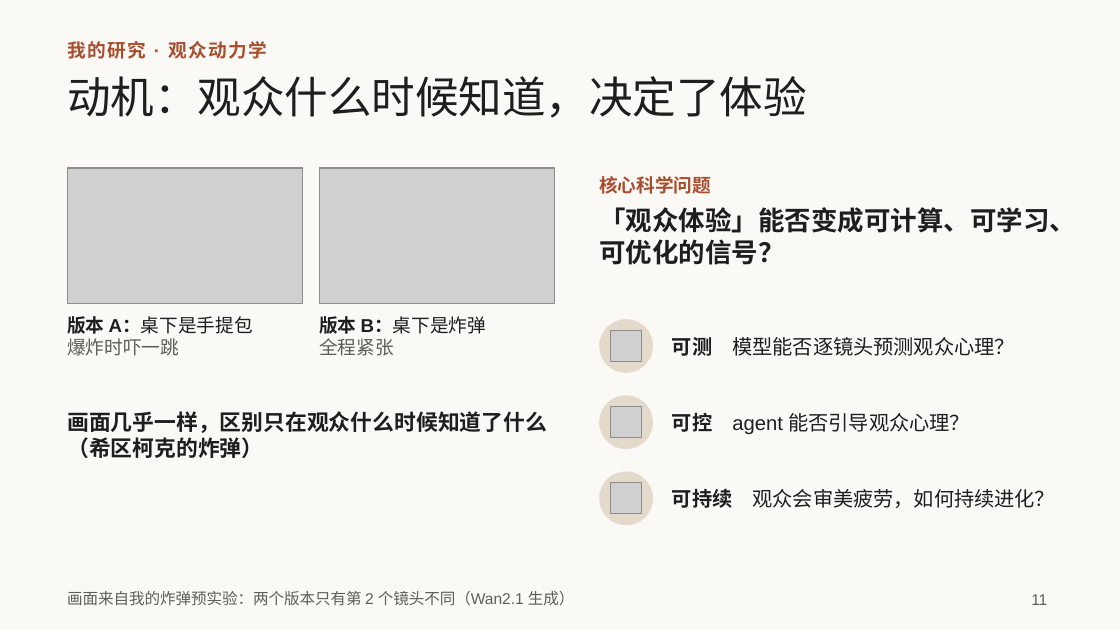
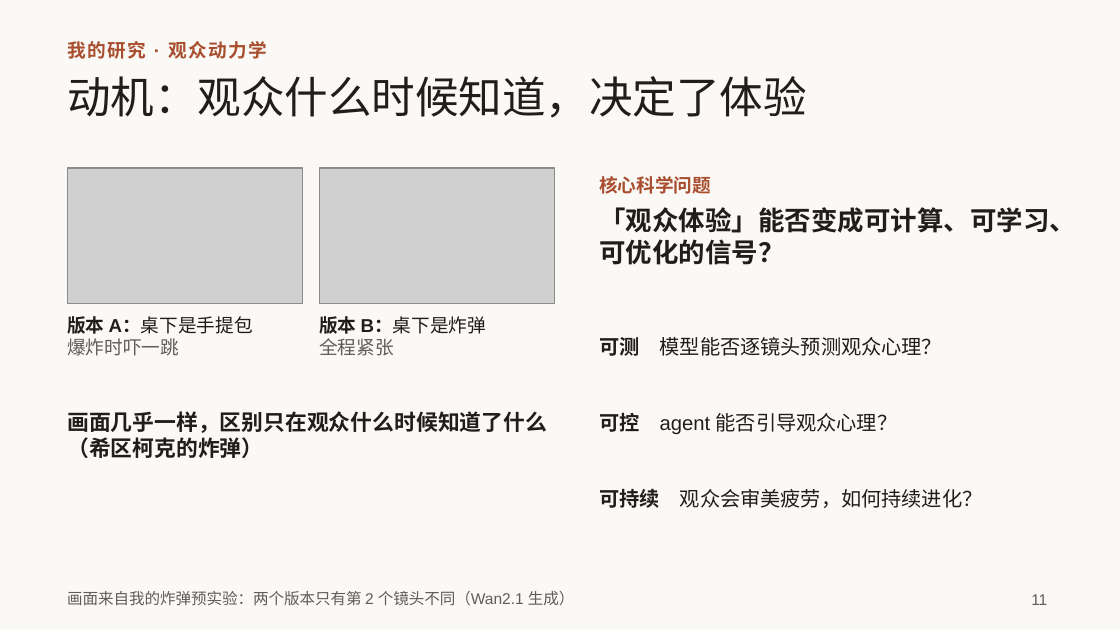
Before and after one commit to irving-2222/ICML, a slide deck: slide 11 of talk/研究分享_从多智能体协作到自进化.pptx. Drawn at 1120x630 pixels with LibreOffice and Linux fonts; fonts in the diff are those of the drawing; grey boxes stand for pictures. Boxes give left, top, right and bottom in pixels: in the first picture for what was removed or moved away, otherwise in the second. Text is boxed around its words. In the diff, an @@ line names an element or a change of style, - is before the commit and + after.

```diff
--- a/talk/研究分享_从多智能体协作到自进化.pptx
+++ b/talk/研究分享_从多智能体协作到自进化.pptx
@@ text "可测 模型能否逐镜头预测观众心理？": place and size @@
-text "可测 模型能否逐镜头预测观众心理？" at bbox=[672, 337, 1014, 356]
+text "可测 模型能否逐镜头预测观众心理？" at bbox=[599, 337, 942, 356]
@@ ellipse removed at bbox=[599, 319, 653, 373] @@
@@ picture removed at bbox=[610, 330, 642, 362] @@
@@ text "可控 agent 能否引导观众心理？": place and size @@
-text "可控 agent 能否引导观众心理？" at bbox=[672, 412, 970, 434]
+text "可控 agent 能否引导观众心理？" at bbox=[599, 412, 898, 434]
@@ ellipse removed at bbox=[599, 395, 653, 449] @@
@@ picture removed at bbox=[610, 407, 642, 438] @@
@@ text "可持续 观众会审美疲劳，如何持续进化？": place and size @@
-text "可持续 观众会审美疲劳，如何持续进化？" at bbox=[672, 488, 1056, 508]
+text "可持续 观众会审美疲劳，如何持续进化？" at bbox=[599, 488, 983, 508]
@@ ellipse removed at bbox=[599, 472, 653, 525] @@
@@ picture removed at bbox=[610, 483, 642, 514] @@
```
Also in this commit, not shown: 5 other slides changed.
